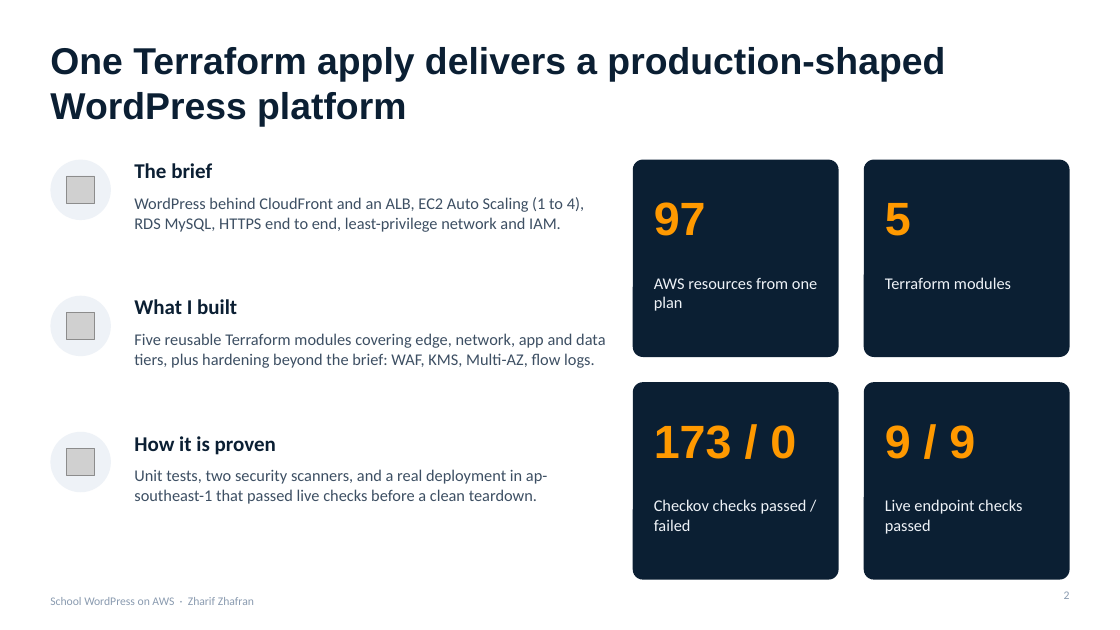
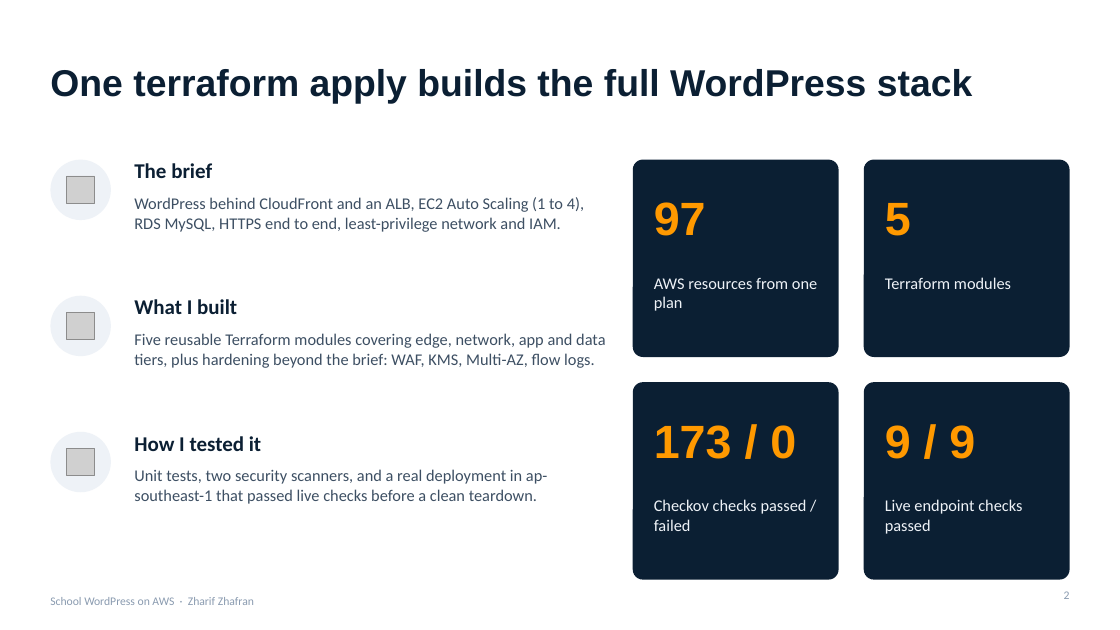
Before and after one commit to HagemaruThetha/WPApplication, a slide deck: slide 2 of presentation/School_WordPress_on_AWS.pptx. Drawn at 1120x630 pixels with LibreOffice and Linux fonts; fonts in the diff are those of the drawing; grey boxes stand for pictures. Boxes give left, top, right and bottom in pixels: in the first picture for what was removed or moved away, otherwise in the second. Text is boxed around its words. In the diff, an @@ line names an element or a change of style, - is before the commit and + after.

```diff
--- a/presentation/School_WordPress_on_AWS.pptx
+++ b/presentation/School_WordPress_on_AWS.pptx
@@ title at [50, 69, 972, 104]: text changed @@
-One Terraform apply delivers a production-shaped WordPress platform
+One terraform apply builds the full WordPress stack
@@ text at [134, 436, 261, 451]: text changed @@
-How it is proven
+How I tested it
```
Also in this commit, not shown: 6 other slides changed, 4 other files.
